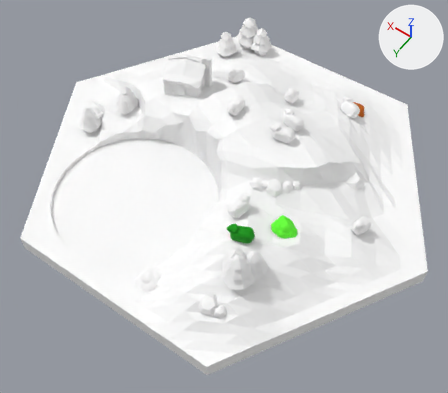
Before and after pictures for a commit that changed the glTF model public/assets/wool.glb.
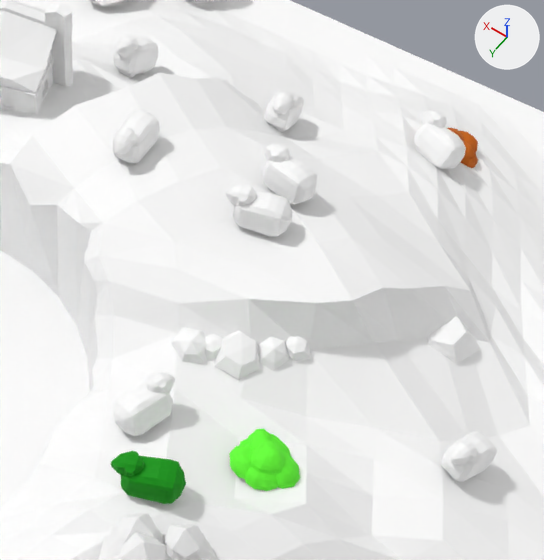
Each version appears first whole from a camera (50 mm lens) standing at (-40.5, 58.6, 85.3) and looking at (-3.0, 6.2, 2.9), and next in a close-up on the part from 41% to 87% of the width and 14% to 67% of the height. Every picture has the same lights, and +X, +Y and +Z are marked at upper right. The last two pictures show the newer version. Vertices at exactly the same position are counted once.

Objects in the first close-up: 'wool'.
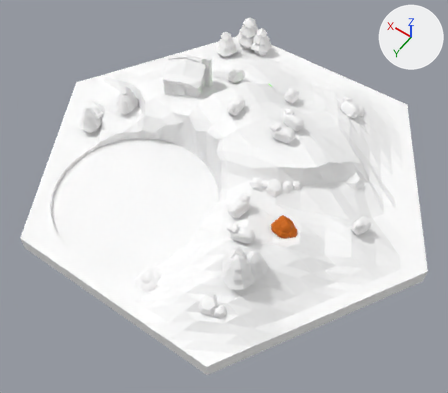
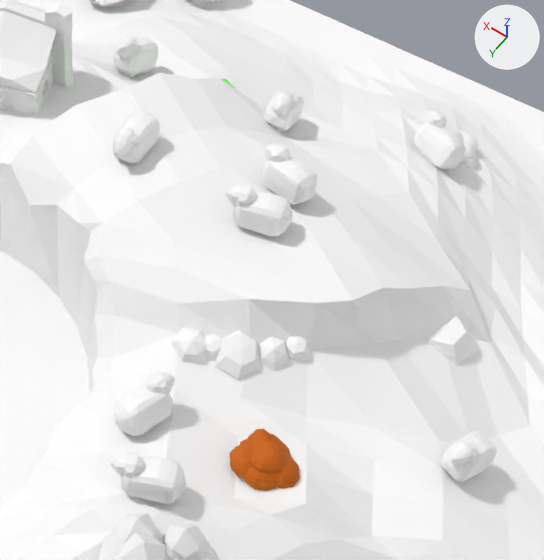
Changed parts and their boxes (x1, y1, x2, y2) in the close-ups (544 x 560 px):
part 1 of me_wool, recoloured (green to orange)
    both: (230, 429, 300, 491)
part 2 of me_wool, recoloured (orange to white)
    both: (448, 128, 478, 168)
part 3 of me_wool, recoloured (green to white)
    both: (111, 451, 186, 504)

Edits to the bpy script that builds the scene:
```text
Change me_wool:
    where me_wool.from_pydata(...)  # 7126 vertices, 14266 faces; spans x -37.0..37.0, y -32.0..32.0, z 0.0..16.4
    used by ob_wool; location = (0.0, 0.0, 0.0)
    me_wool part 1: 940 faces centred in x -18.5..-14.4, y 7.3..10.9, z 7.3..9.4 are repainted in the vertex colours; the middle colour goes from green #66ff33 to orange #cc6600
    me_wool part 2: 738 faces centred in x -14.2..-10.5, y -23.5..-20.0, z 5.5..7.6 are repainted in the vertex colours; the middle colour goes from orange #cc6600 to white #ffffff
    me_wool part 3: 532 faces centred in x -14.3..-10.5, y 13.7..16.4, z 9.0..11.9 are repainted in the vertex colours; the middle colour goes from green #009900 to white #ffffff
```
